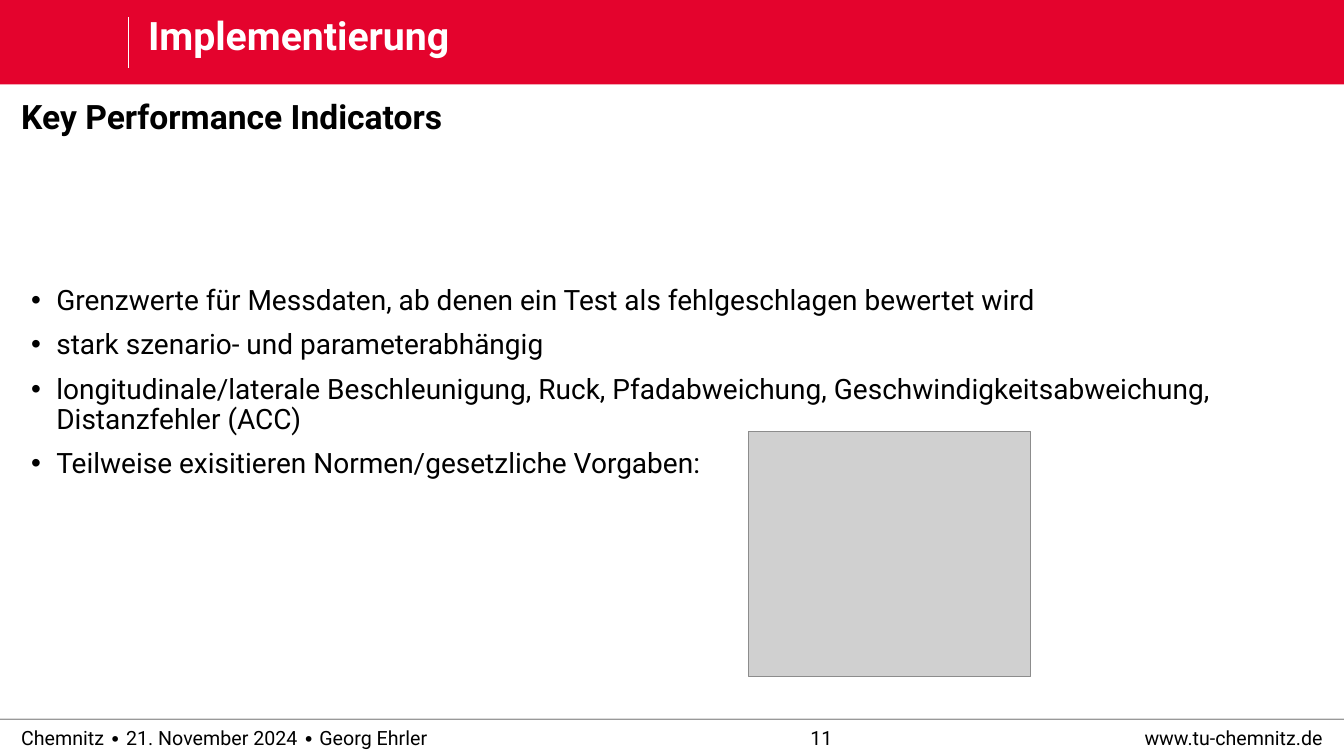
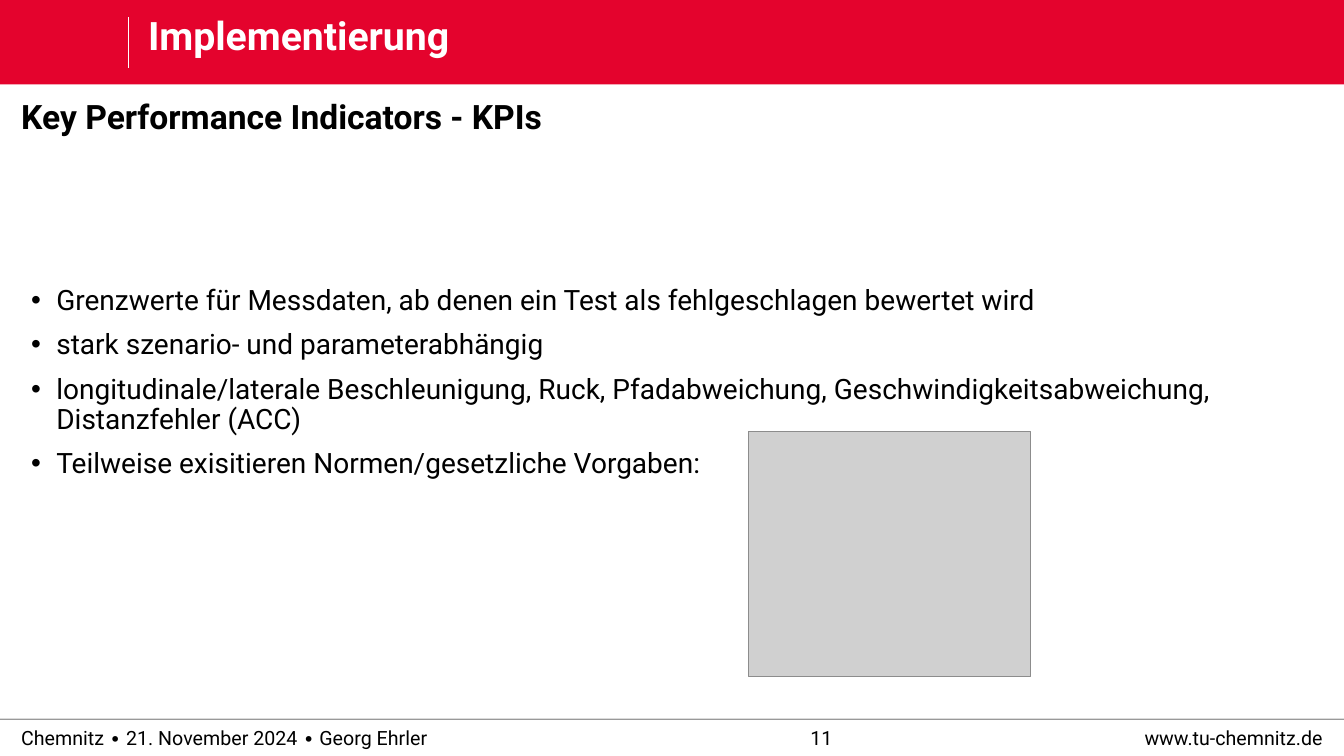
Before and after one commit to derEhrler/ACSDthesis_edited, a slide deck: slide 11 of defense/praktikum_defense.pptx. Drawn at 1344x756 pixels with LibreOffice and Linux fonts; fonts in the diff are those of the drawing; grey boxes stand for pictures; background and template pictures are left out. Boxes give left, top, right and bottom in pixels: in the first picture for what was removed or moved away, otherwise in the second. Text is boxed around its words. In the diff, an @@ line names an element or a change of style, - is before the commit and + after.

```diff
--- a/defense/praktikum_defense.pptx
+++ b/defense/praktikum_defense.pptx
@@ text at [21,103,542,136]: text changed @@
-Key Performance Indicators
+Key Performance Indicators - KPIs
```
Also in this commit, not shown: 10 other slides changed, 2 slides added, 3 slides removed.
